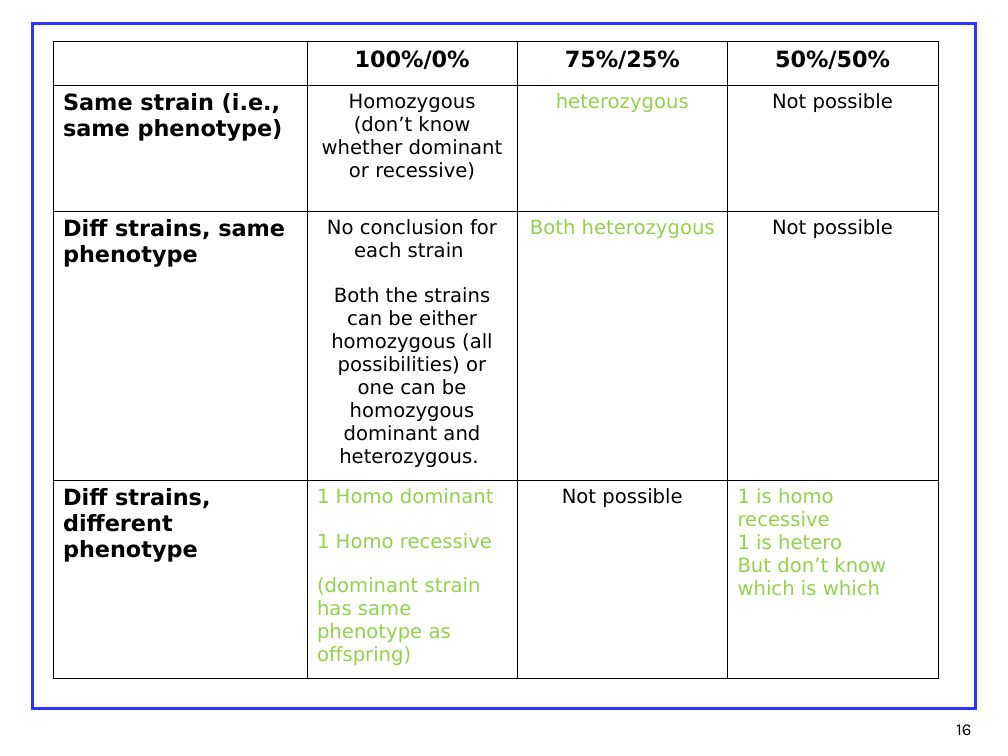
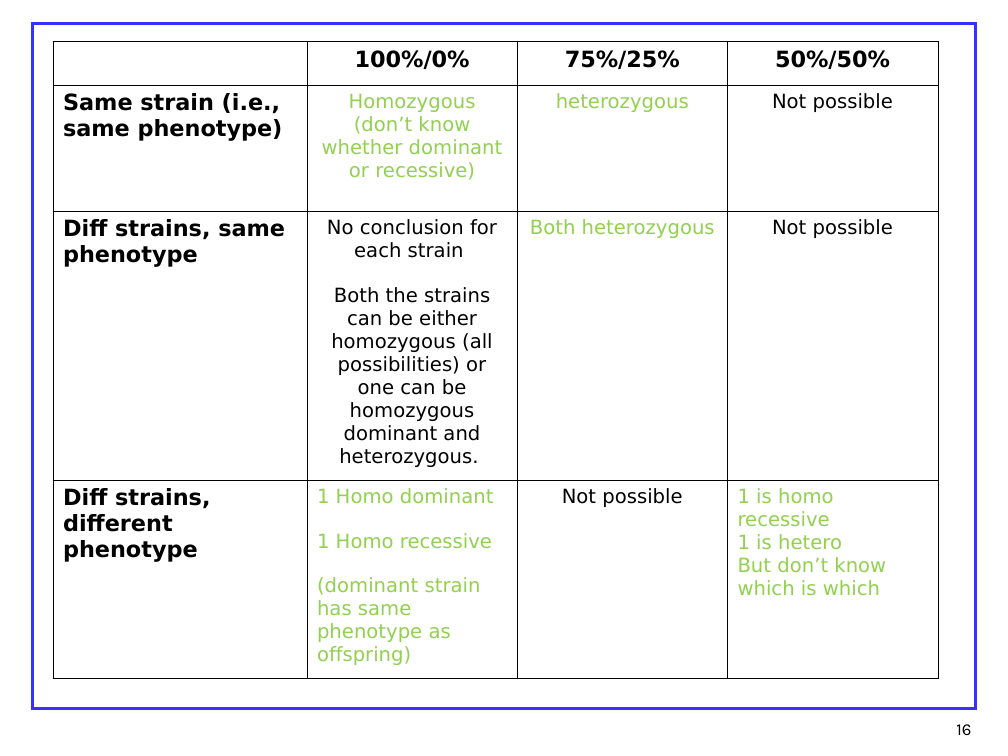
Before and after one commit to TutorTown/geneticsTutor, a slide deck: slide 16 of MendelBackwardsV4.ppt. Drawn at 1008x756 pixels with LibreOffice and Linux fonts; fonts in the diff are those of the drawing. Boxes give left, top, right and bottom in pixels: in the first picture for what was removed or moved away, otherwise in the second. Text is boxed around its words. In the diff, an @@ line names an element or a change of style, - is before the commit and + after.

Commit message:
Updated dummyInferFromCross to infer partial conclusion: homozygous in 100/0 case when performing self-cross. Updated punnett square matrix in .ppt to reflect change

```diff
--- a/MendelBackwardsV4.ppt
+++ b/MendelBackwardsV4.ppt
@@ table at <box>53,41,939,675</box> @@
@@ text colour #000000 to #92D050 in "Homozygous (don’t know whether dominant or recessive)" @@
```
Also in this commit, not shown: 1 other file.
